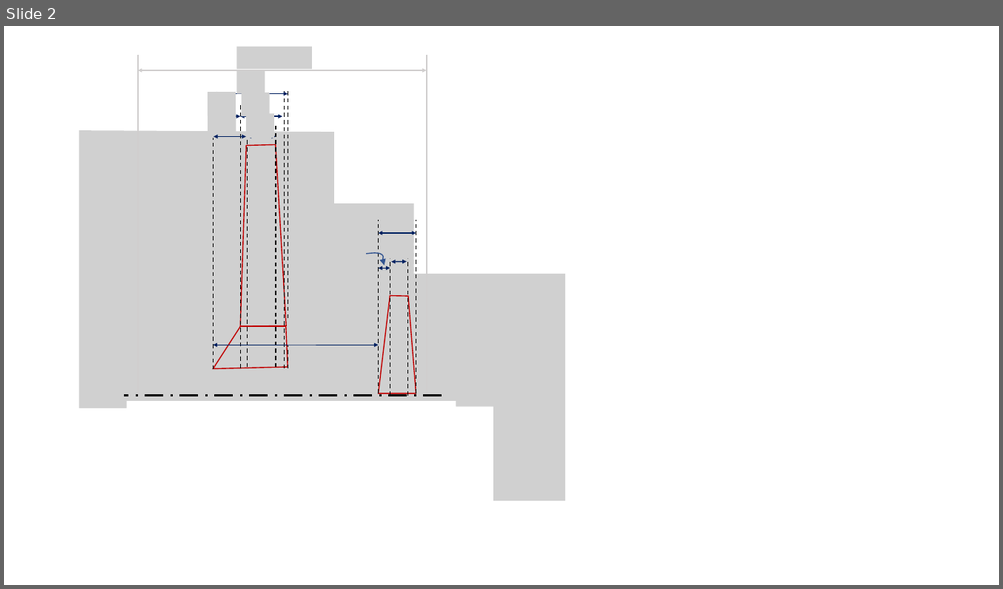
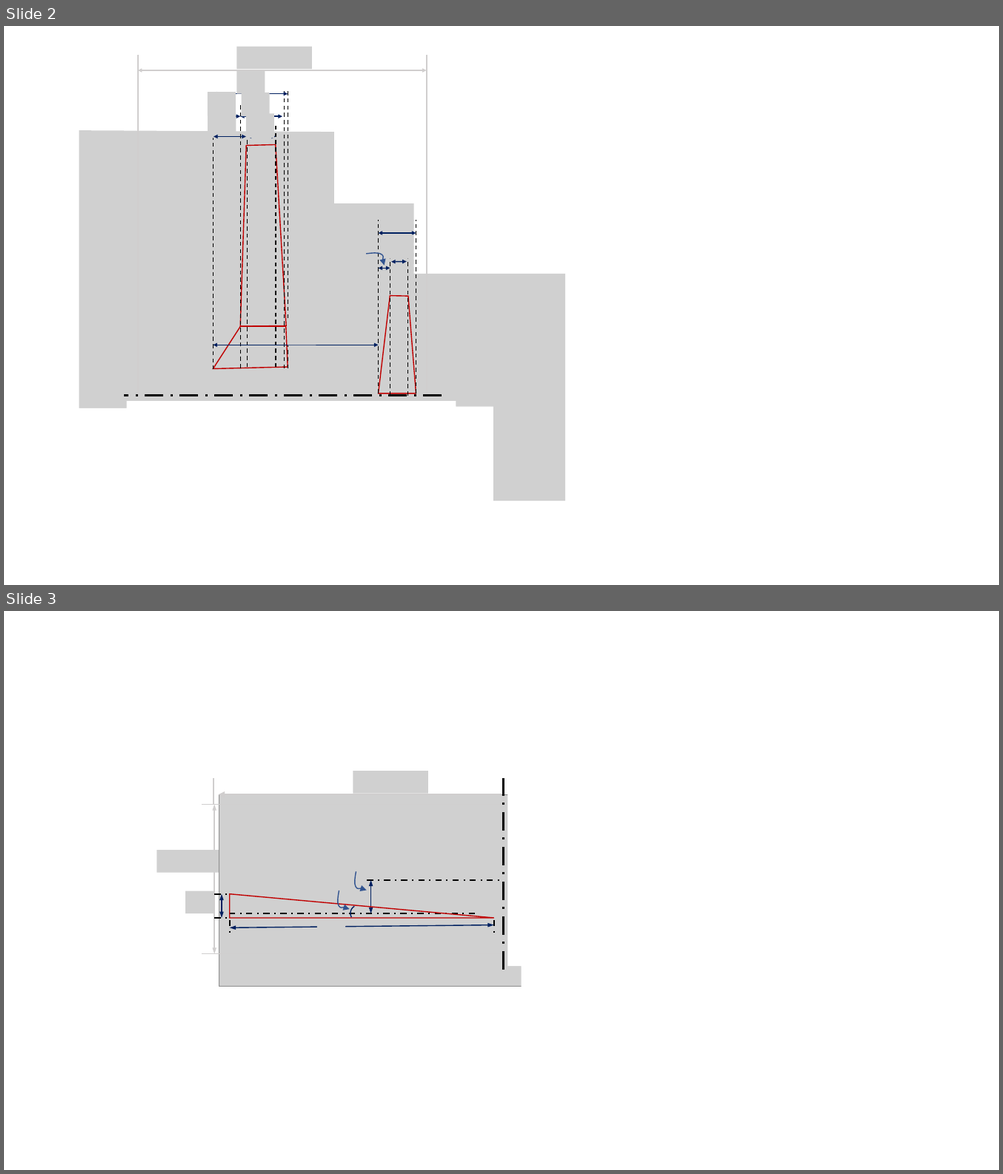
Before and after one commit to KantouniasA/flightDynamics, a slide deck: TechnicalReport/Figures.pptx. Shown one above the other, each under a label of ours: slide 2 before the commit, slides 2 and 3 after it. The pictures are 1003x589 and 1003x1174 pixels, drawn with LibreOffice and Linux fonts; fonts in the diff are those of the drawing; grey boxes stand for pictures. Boxes give left, top, right and bottom in pixels: in the first picture for what was removed or moved away, otherwise in the second. Text is boxed around its words. In the diff, an @@ line names an element or a change of style, - is before the commit and + after.

Commit message:
Figure front view

```diff
--- a/TechnicalReport/Figures.pptx
+++ b/TechnicalReport/Figures.pptx
@@ slide 3 added at (4, 611, 999, 1170), background #FFFFFF @@
@@ line added from (213, 778) to (213, 804), #D0CECE 1.5 pt @@
@@ picture added at (353, 771, 429, 793) @@
@@ line added from (504, 778) to (504, 804), #D0CECE 1.5 pt @@
@@ line added from (504, 970) to (504, 778), #000000 2.25 pt dashed @@
@@ freeform shape added at (509, 775, 826, 991), fill #FFFFFF, outline #FFFFFF 1 pt @@
@@ line added from (202, 804) to (502, 804), #D0CECE 0.75 pt @@
@@ double arrow added from (214, 804) to (214, 954), #D0CECE 1 pt @@
@@ picture added at (219, 795, 785, 987) @@
@@ arrow added from (502, 795) to (219, 795), #D0CECE 1 pt @@
@@ picture added at (157, 851, 219, 873) @@
@@ picture added at (341, 851, 369, 874) @@
@@ picture added at (317, 871, 346, 894) @@
@@ freeform shape added at (354, 871, 367, 891), outline #325491 1 pt @@
@@ picture added at (185, 891, 213, 914) @@
@@ line added from (214, 894) to (229, 894), #000000 1.5 pt dashed @@
@@ double arrow added from (222, 894) to (222, 918), #002060 1 pt @@
@@ right triangle added at (229, 894, 493, 918), outline #C00000 1 pt @@
@@ freeform shape added at (338, 891, 350, 910), outline #325491 1 pt @@
@@ line added from (367, 880) to (502, 880), #000000 1.5 pt dashed @@
@@ double arrow added from (371, 880) to (371, 914), #002060 1 pt @@
@@ line added from (214, 918) to (229, 918), #000000 1.5 pt dashed @@
@@ line added from (229, 913) to (477, 913), #000000 1.5 pt dashed @@
@@ line added from (229, 920) to (229, 936), #000000 1.5 pt dashed @@
@@ arc (boxed as its full ellipse) added at (347, 903, 370, 925), outline #002060 1 pt @@
@@ line added from (494, 920) to (494, 936), #000000 1.5 pt dashed @@
@@ double arrow added from (494, 925) to (229, 928), #002060 1 pt @@
@@ picture added at (317, 925, 346, 948) @@
@@ line added from (202, 954) to (502, 954), #D0CECE 0.75 pt @@
```
Also in this commit, not shown: 1 slide changed, 1 slide removed.
